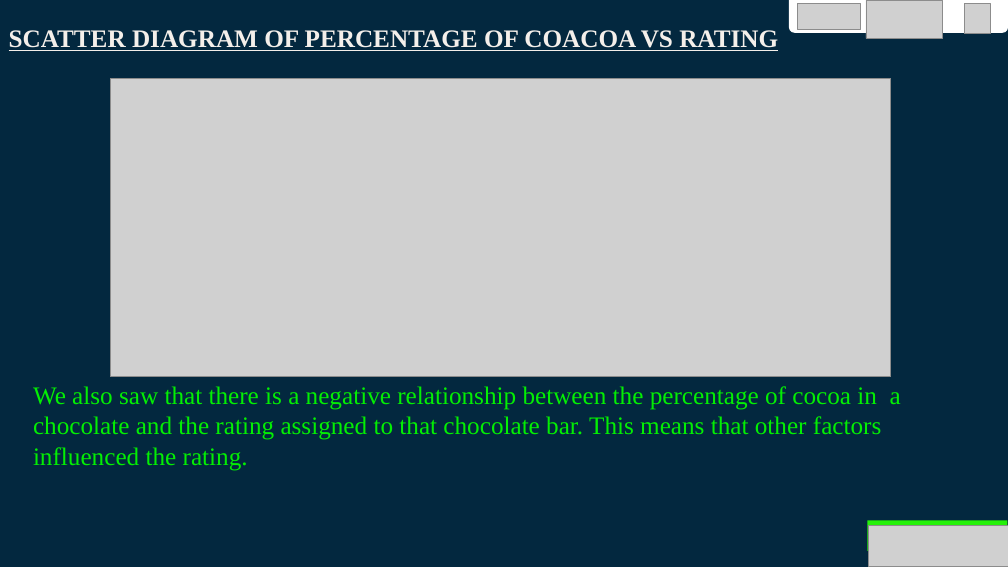
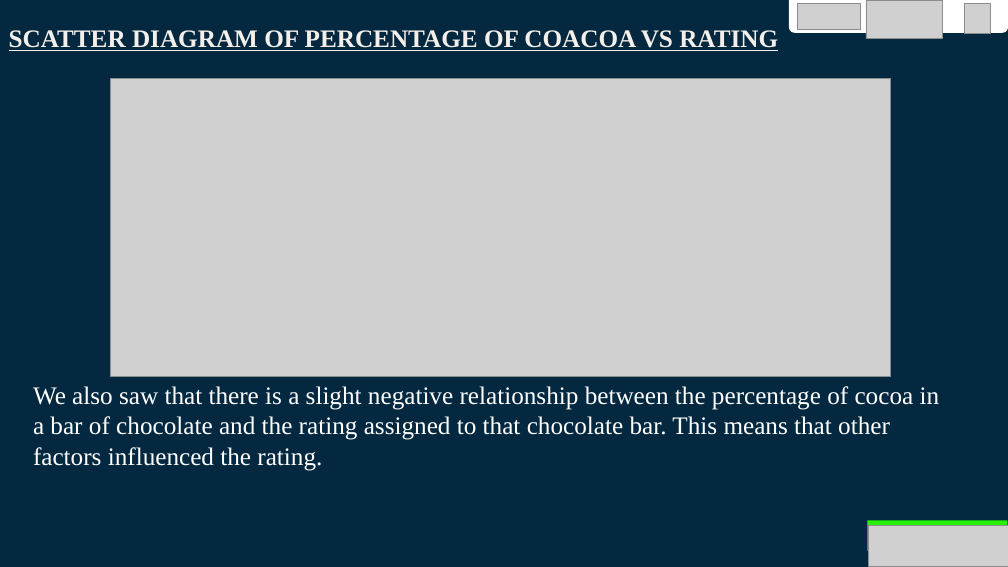
Before and after one commit to Daksam/Group-1-EDA-project, a slide deck: slide 10 of Group 1 EDA Project DIGICAP.pptx. Drawn at 1008x567 pixels with LibreOffice and Linux fonts; fonts in the diff are those of the drawing; grey boxes stand for pictures. Boxes give left, top, right and bottom in pixels: in the first picture for what was removed or moved away, otherwise in the second. Text is boxed around its words. In the diff, an @@ line names an element or a change of style, - is before the commit and + after.

```diff
--- a/Group 1 EDA Project DIGICAP.pptx
+++ b/Group 1 EDA Project DIGICAP.pptx
@@ subtitle at (33,386,940,471): text changed; text colour #03EF03 to #FFFFFF @@
-We also saw that there is a negative relationship between the percentage of cocoa in a chocolate and the rating assigned to that chocolate bar. This means that other factors influenced the rating.
+We also saw that there is a slight negative relationship between the percentage of cocoa in a bar of chocolate and the rating assigned to that chocolate bar. This means that other factors influenced the rating.
```
Also in this commit, not shown: 9 other slides changed, 1 slide added.
